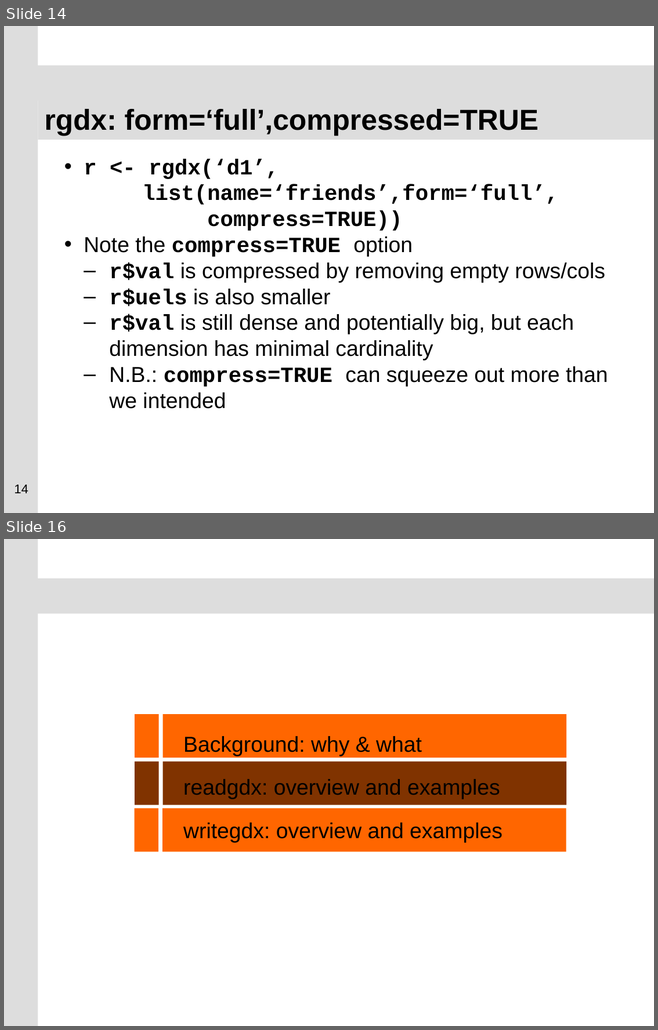
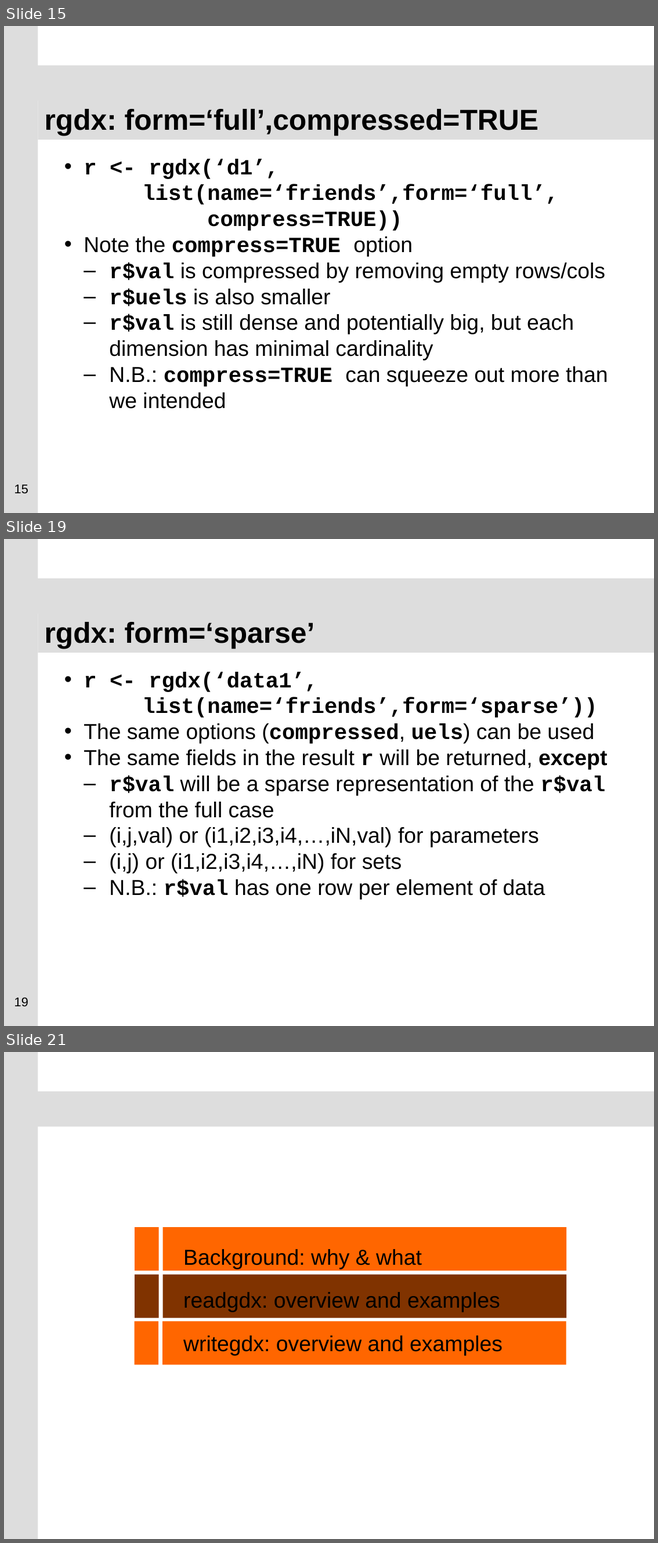
Before and after one commit to GAMS-dev/gdxrrw, a slide deck: sandbox/ISMP_Berlin_2012_GDXRRW.pptx. Shown one above the other, each under a label of ours: slides 14 and 16 before the commit, slides 15, 19 and 21 after it; the slides between them are not shown. The pictures are 658x1030 and 658x1543 pixels, drawn with LibreOffice and Linux fonts; fonts in the diff are those of the drawing; background and template pictures are left out. Boxes give left, top, right and bottom in pixels: in the first picture for what was removed or moved away, otherwise in the second. Text is boxed around its words. In the diff, an @@ line names an element or a change of style, - is before the commit and + after.

```diff
--- a/sandbox/ISMP_Berlin_2012_GDXRRW.pptx
+++ b/sandbox/ISMP_Berlin_2012_GDXRRW.pptx
@@ slide 19 added at (4,539,654,1026), background #FFFFFF; not listed: 2 template elements that a slide beside it also shows @@
@@ title added at (38,610,654,653), fill #DDDDDD, 32 pt, text #000000, bold @@
+rgdx: form=‘sparse’
@@ text added at (83,672,607,900), 24 pt, text #000000 @@
+• r <- rgdx(‘data1’,
+list(name=‘friends’,form=‘sparse’))
+• The same options (compressed, uels) can be used
+• The same fields in the result r will be returned, except
+  – r$val will be a sparse representation of the r$val from the full case
+  – (i,j,val) or (i1,i2,i3,i4,…,iN,val) for parameters
+  – (i,j) or (i1,i2,i3,i4,…,iN) for sets
+  – N.B.: r$val has one row per element of data
@@ page number added at (14,998,28,1007), 14 pt, text #000000 @@
+19
@@ what was slide 14 is now slide 15 @@
@@ page number at (14,485,28,494): text changed @@
-14
+15
@@ what was slide 16 is now slide 21 @@
```
Also in this commit, not shown: 3 slides changed, 4 other slides added, 7 slides removed.
